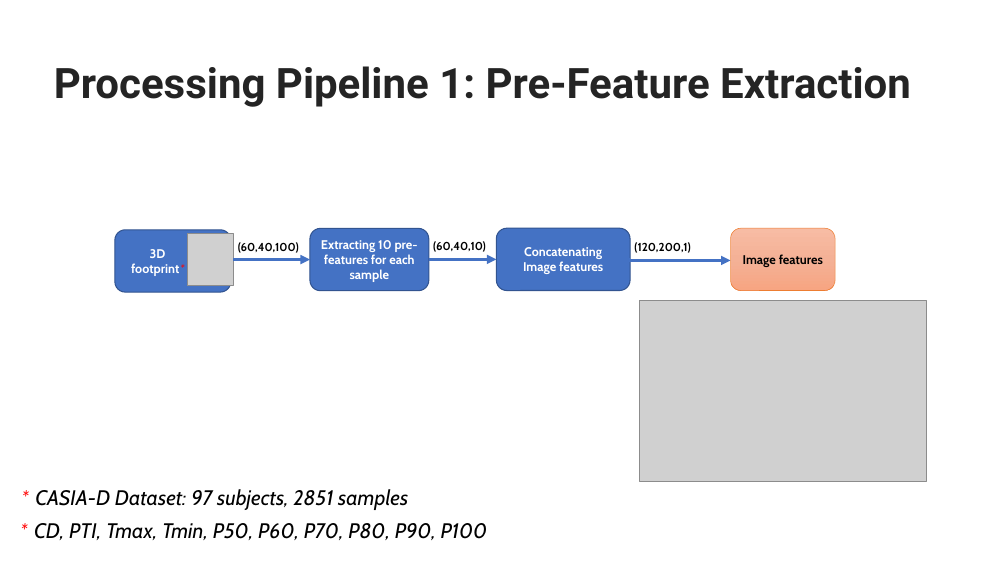
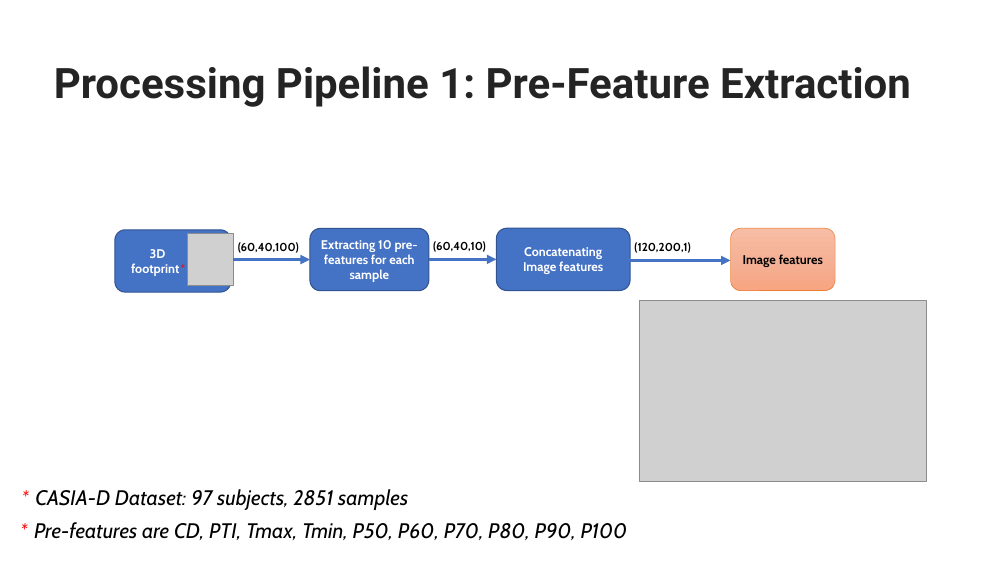
Before and after one commit to SKazemii/Worksheet, a slide deck: slide 2 of Manuscripts/Presentation - Deepfeatures.pptx. Drawn at 1008x567 pixels with LibreOffice and Linux fonts; fonts in the diff are those of the drawing; grey boxes stand for pictures. Boxes give left, top, right and bottom in pixels: in the first picture for what was removed or moved away, otherwise in the second. Text is boxed around its words. In the diff, an @@ line names an element or a change of style, - is before the commit and + after.

```diff
--- a/Manuscripts/Presentation - Deepfeatures.pptx
+++ b/Manuscripts/Presentation - Deepfeatures.pptx
@@ text at bbox=[34, 522, 628, 540]: text changed @@
-* CD, PTI, Tmax, Tmin, P50, P60, P70, P80, P90, P100
+* Pre-features are CD, PTI, Tmax, Tmin, P50, P60, P70, P80, P90, P100
```
Also in this commit, not shown: 7 other slides changed, 6 slides added, 3 slides removed, 21 other files.
